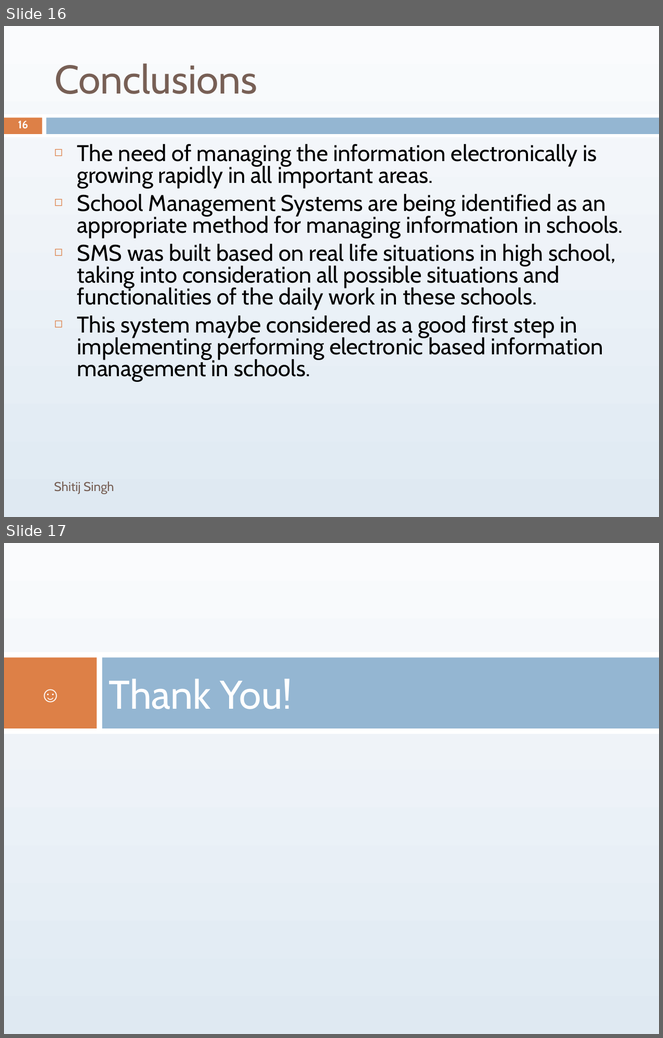
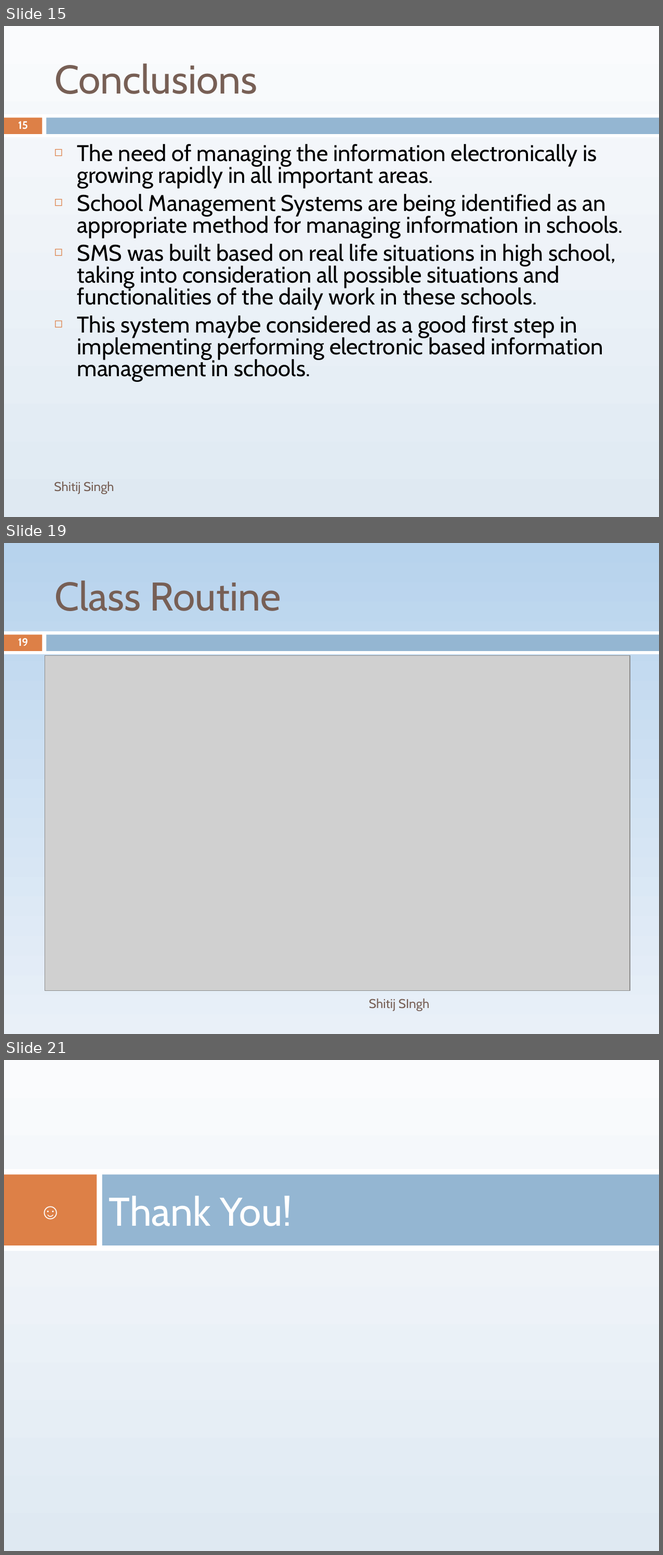
Before and after one commit to shitijbmw/myproject, a slide deck: sms.ppt. Shown one above the other, each under a label of ours: slides 16 and 17 before the commit, slides 15, 19 and 21 after it; the slides between them are not shown. The pictures are 663x1038 and 663x1555 pixels, drawn with LibreOffice and Linux fonts; fonts in the diff are those of the drawing; grey boxes stand for pictures. Boxes give left, top, right and bottom in pixels: in the first picture for what was removed or moved away, otherwise in the second. Text is boxed around its words. In the diff, an @@ line names an element or a change of style, - is before the commit and + after.

```diff
--- a/sms.ppt
+++ b/sms.ppt
@@ slide 19 added at bbox=[4, 543, 659, 1034], background gradient #B7D3ED to #E9F0F8; not listed: 3 template elements that a slide beside it also shows @@
@@ title added at bbox=[54, 580, 281, 611], 44 pt, text #775F55 @@
+Class Routine
@@ page number added at bbox=[18, 638, 28, 646], 12 pt, text #FFFFFF, bold @@
+19
@@ picture added at bbox=[45, 656, 631, 991] @@
@@ text added at bbox=[369, 999, 430, 1012], 14 pt, text #775F55 @@
+Shitij SIngh
@@ what was slide 16 is now slide 15 @@
@@ page number at bbox=[18, 121, 28, 129]: text changed @@
-16
+15
@@ what was slide 17 is now slide 21 @@
```
Also in this commit, not shown: 3 slides changed, 3 other slides added.
